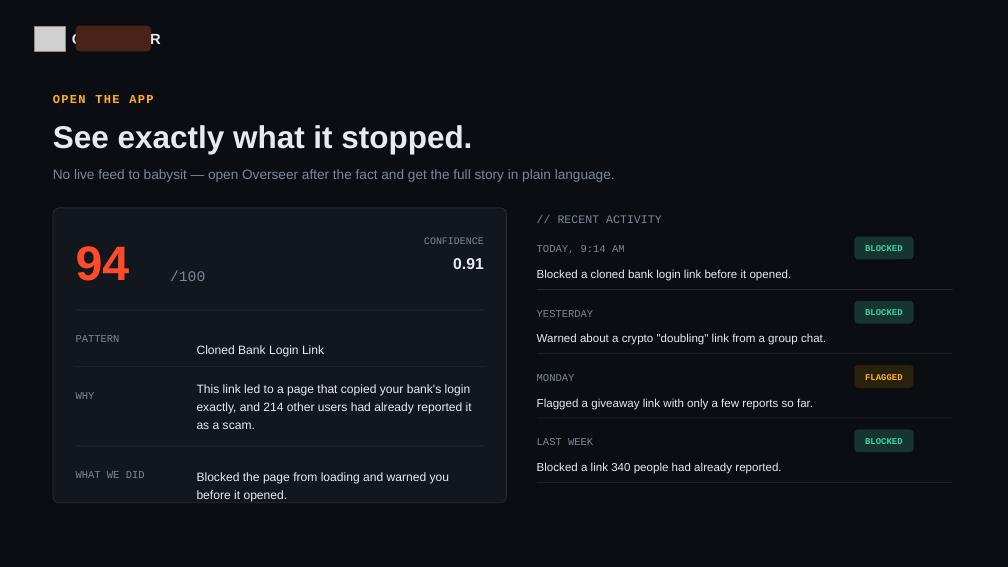
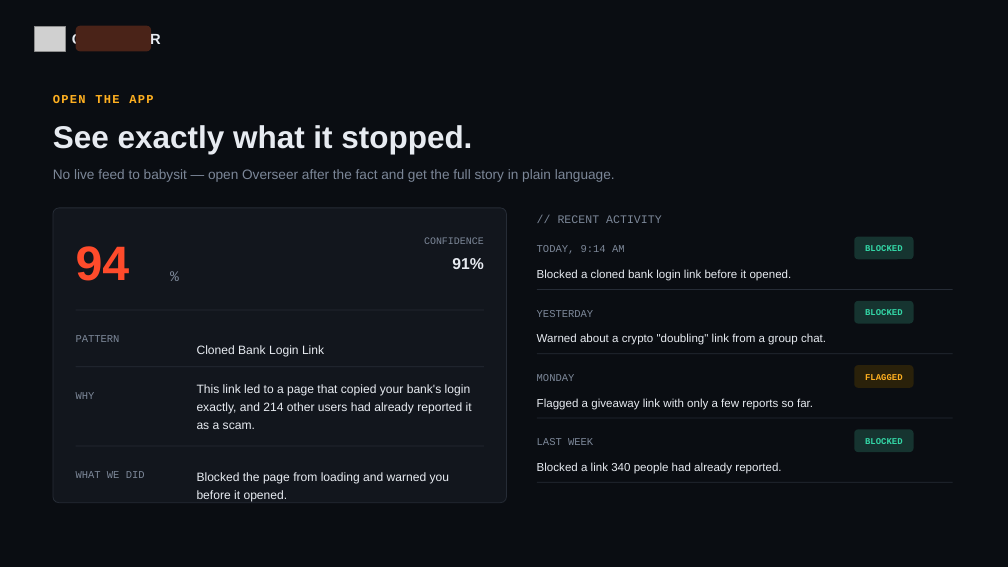
Before and after one commit to Pandey-Arnav/OverSeer, a slide deck: slide 7 of deck/overseer-deck.pptx. Drawn at 1008x567 pixels with LibreOffice and Linux fonts; fonts in the diff are those of the drawing; grey boxes stand for pictures. Boxes give left, top, right and bottom in pixels: in the first picture for what was removed or moved away, otherwise in the second. Text is boxed around its words. In the diff, an @@ line names an element or a change of style, - is before the commit and + after.

```diff
--- a/deck/overseer-deck.pptx
+++ b/deck/overseer-deck.pptx
@@ text at [452,258,484,269]: text changed @@
-0.91
+91%
@@ text at [170,271,205,281]: text changed @@
-/100
+%
```
Also in this commit, not shown: 1 other slide changed, 1 other file.
